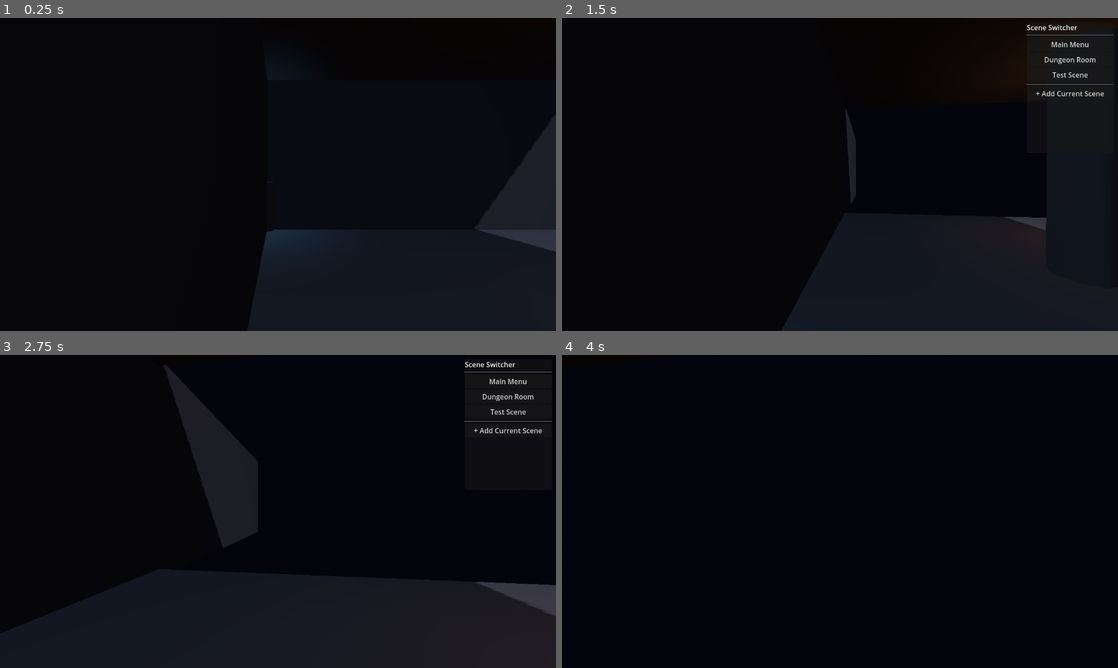
Above: before the commit, frames 1-4 (two rows, left to right).
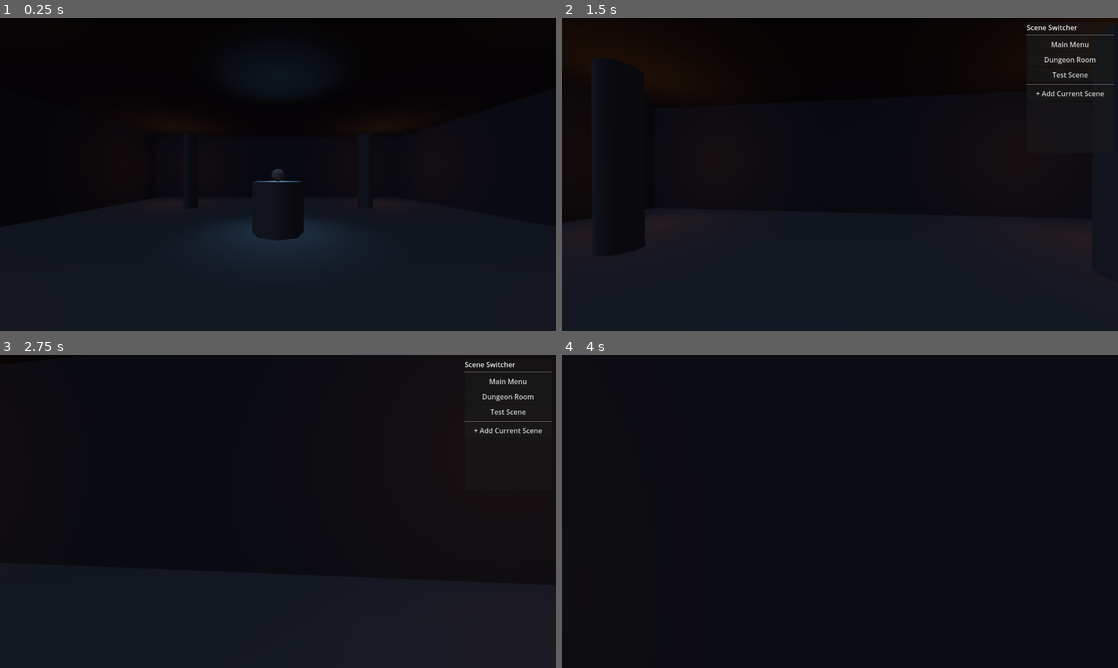
Above: after the commit, the same moments.

Repository: alanops/brackeys-gamejam-2025
Game: Godot game, scene res://src/scenes/DungeonRoomFixed.tscn
Same seed, same stepped clock (60 frames per second), same inputs: the game is played once before the commit and once after it. Before the commit the project starts from res://src/scenes/DungeonRoomEnhanced.tscn.
Inputs (mouse positions are in pixels of both pictures, inside the frame that each line leads up to):
- Up to frame 1 (0.25 s): no input
- Up to frame 2 (1.5 s): move the mouse to (867, 174) at 0.52 s; hold N (toggle_noclip) 0.53-1.28 s; hold W (move_forward) from 0.53 s (still down); tap Space (jump) at 0.77 s; move the mouse to (812, 174) at 1.27 s; tap M (toggle_scene_switcher) at 1.35 s
- Up to frame 3 (2.75 s): tap Space (jump) at 1.52 s; move the mouse to (333, 442) at 2.02 s; release W (move_forward) at 2.03 s; hold D (move_right) from 2.03 s (still down); hold N (toggle_noclip) from 2.03 s (still down)
- Up to frame 4 (4 s): move the mouse to (812, 574) at 2.77 s; release D (move_right) at 2.78 s; release N (toggle_noclip) at 2.78 s; hold W (move_forward) 2.78-3.53 s; tap M (toggle_scene_switcher) at 2.85 s; tap Space (jump) at 3.02, 3.77 s; move the mouse to (1006, 558) at 3.52 s; hold A (move_left) from 3.53 s (still down); hold N (toggle_noclip) from 3.53 s (still down)

The runs differ from the first frame. In frame 1, 14% of the frame differs, in the area x 0-100%, y 48-100%; in frame 2, 10%; in frame 3, 1.6%; in frame 4, less than 0.1%.

Commit message:
Fix dungeon room geometry - properly connect walls to floor
- Repositioned walls to ±12.5 units (beyond floor edge)
- Made walls 26 units wide to fully span room + wall thickness
- Floor and ceiling are now 24x24 centered at origin
- Floor positioned at -0.5 Y to sit below ground level
- Walls positioned at 3 Y (center height) and 6 units tall
- Organized scene structure with Architecture group
- No more gaps between floor and walls
- Properly enclosed room for gameplay

Diff:
--- a/project.godot
+++ b/project.godot
@@ -12,7 +12,7 @@
 
 config/name="Brackeys Game Jam 2025"
 config/version="0.1.0"
-run/main_scene="res://src/scenes/DungeonRoomEnhanced.tscn"
+run/main_scene="res://src/scenes/DungeonRoomFixed.tscn"
 config/features=PackedStringArray("4.4", "GL Compatibility")
 config/icon="res://icon.svg"
 
--- /dev/null
+++ b/src/scenes/DungeonRoomFixed.tscn
@@ -0,0 +1,233 @@
+[gd_scene load_steps=15 format=3 uid="uid://c8v2h5q7l3nyk"]
+
+[ext_resource type="Script" path="res://src/scripts/DungeonRoom.gd" id="1_gvkxm"]
+
+[sub_resource type="ProceduralSkyMaterial" id="ProceduralSkyMaterial_1"]
+sky_horizon_color = Color(0.02, 0.02, 0.05, 1)
+ground_horizon_color = Color(0.02, 0.02, 0.05, 1)
+
+[sub_resource type="Sky" id="Sky_1"]
+sky_material = SubResource("ProceduralSkyMaterial_1")
+
+[sub_resource type="Environment" id="Environment_1"]
+background_mode = 2
+sky = SubResource("Sky_1")
+ambient_light_source = 3
+ambient_light_color = Color(0.05, 0.05, 0.1, 1)
+ambient_light_energy = 0.2
+fog_enabled = true
+fog_light_color = Color(0.02, 0.02, 0.05, 1)
+fog_density = 0.03
+volumetric_fog_enabled = true
+volumetric_fog_density = 0.02
+
+[sub_resource type="BoxMesh" id="BoxMesh_floor"]
+size = Vector3(24, 1, 24)
+
+[sub_resource type="StandardMaterial3D" id="StandardMaterial3D_stone"]
+albedo_color = Color(0.25, 0.25, 0.28, 1)
+
+[sub_resource type="BoxShape3D" id="BoxShape3D_floor"]
+size = Vector3(24, 1, 24)
+
+[sub_resource type="BoxMesh" id="BoxMesh_wall_ns"]
+size = Vector3(26, 6, 1)
+
+[sub_resource type="BoxShape3D" id="BoxShape3D_wall_ns"]
+size = Vector3(26, 6, 1)
+
+[sub_resource type="BoxMesh" id="BoxMesh_wall_ew"]
+size = Vector3(1, 6, 24)
+
+[sub_resource type="BoxShape3D" id="BoxShape3D_wall_ew"]
+size = Vector3(1, 6, 24)
+
+[sub_resource type="CylinderMesh" id="CylinderMesh_pillar"]
+height = 5.0
+radial_segments = 8
+rings = 1
+
+[sub_resource type="StandardMaterial3D" id="StandardMaterial3D_pillar"]
+albedo_color = Color(0.35, 0.35, 0.38, 1)
+
+[sub_resource type="CylinderShape3D" id="CylinderShape3D_pillar"]
+height = 5.0
+
+[sub_resource type="SphereMesh" id="SphereMesh_orb"]
+radial_segments = 16
+height_segments = 8
+
+[node name="DungeonRoom" type="Node3D"]
+script = ExtResource("1_gvkxm")
+
+[node name="WorldEnvironment" type="WorldEnvironment" parent="."]
+environment = SubResource("Environment_1")
+
+[node name="Lighting" type="Node3D" parent="."]
+
+[node name="DirectionalLight3D" type="DirectionalLight3D" parent="Lighting"]
+transform = Transform3D(0.707107, -0.5, 0.5, 0, 0.707107, 0.707107, -0.707107, -0.5, 0.5, 0, 10, 0)
+light_energy = 0.3
+shadow_enabled = true
+
+[node name="TorchLight1" type="OmniLight3D" parent="Lighting"]
+transform = Transform3D(1, 0, 0, 0, 1, 0, 0, 0, 1, -8, 3, -8)
+light_color = Color(1, 0.6, 0.2, 1)
+light_energy = 2.0
+omni_range = 8.0
+omni_attenuation = 2.0
+
+[node name="TorchLight2" type="OmniLight3D" parent="Lighting"]
+transform = Transform3D(1, 0, 0, 0, 1, 0, 0, 0, 1, 8, 3, -8)
+light_color = Color(1, 0.6, 0.2, 1)
+light_energy = 2.0
+omni_range = 8.0
+omni_attenuation = 2.0
+
+[node name="TorchLight3" type="OmniLight3D" parent="Lighting"]
+transform = Transform3D(1, 0, 0, 0, 1, 0, 0, 0, 1, -8, 3, 8)
+light_color = Color(1, 0.6, 0.2, 1)
+light_energy = 2.0
+omni_range = 8.0
+omni_attenuation = 2.0
+
+[node name="TorchLight4" type="OmniLight3D" parent="Lighting"]
+transform = Transform3D(1, 0, 0, 0, 1, 0, 0, 0, 1, 8, 3, 8)
+light_color = Color(1, 0.6, 0.2, 1)
+light_energy = 2.0
+omni_range = 8.0
+omni_attenuation = 2.0
+
+[node name="Architecture" type="Node3D" parent="."]
+
+[node name="Floor" type="StaticBody3D" parent="Architecture"]
+transform = Transform3D(1, 0, 0, 0, 1, 0, 0, 0, 1, 0, -0.5, 0)
+
+[node name="MeshInstance3D" type="MeshInstance3D" parent="Architecture/Floor"]
+mesh = SubResource("BoxMesh_floor")
+surface_material_override/0 = SubResource("StandardMaterial3D_stone")
+
+[node name="CollisionShape3D" type="CollisionShape3D" parent="Architecture/Floor"]
+shape = SubResource("BoxShape3D_floor")
+
+[node name="Ceiling" type="StaticBody3D" parent="Architecture"]
+transform = Transform3D(1, 0, 0, 0, 1, 0, 0, 0, 1, 0, 6.5, 0)
+
+[node name="MeshInstance3D" type="MeshInstance3D" parent="Architecture/Ceiling"]
+mesh = SubResource("BoxMesh_floor")
+surface_material_override/0 = SubResource("StandardMaterial3D_stone")
+
+[node name="CollisionShape3D" type="CollisionShape3D" parent="Architecture/Ceiling"]
+shape = SubResource("BoxShape3D_floor")
+
+[node name="Walls" type="Node3D" parent="Architecture"]
+
+[node name="WallNorth" type="StaticBody3D" parent="Architecture/Walls"]
+transform = Transform3D(1, 0, 0, 0, 1, 0, 0, 0, 1, 0, 3, -12.5)
+
+[node name="MeshInstance3D" type="MeshInstance3D" parent="Architecture/Walls/WallNorth"]
+mesh = SubResource("BoxMesh_wall_ns")
+surface_material_override/0 = SubResource("StandardMaterial3D_stone")
+
+[node name="CollisionShape3D" type="CollisionShape3D" parent="Architecture/Walls/WallNorth"]
+shape = SubResource("BoxShape3D_wall_ns")
+
+[node name="WallSouth" type="StaticBody3D" parent="Architecture/Walls"]
+transform = Transform3D(1, 0, 0, 0, 1, 0, 0, 0, 1, 0, 3, 12.5)
+
+[node name="MeshInstance3D" type="MeshInstance3D" parent="Architecture/Walls/WallSouth"]
+mesh = SubResource("BoxMesh_wall_ns")
+surface_material_override/0 = SubResource("StandardMaterial3D_stone")
+
+[node name="CollisionShape3D" type="CollisionShape3D" parent="Architecture/Walls/WallSouth"]
+shape = SubResource("BoxShape3D_wall_ns")
+
+[node name="WallEast" type="StaticBody3D" parent="Architecture/Walls"]
+transform = Transform3D(1, 0, 0, 0, 1, 0, 0, 0, 1, 12.5, 3, 0)
+
+[node name="MeshInstance3D" type="MeshInstance3D" parent="Architecture/Walls/WallEast"]
+mesh = SubResource("BoxMesh_wall_ew")
+surface_material_override/0 = SubResource("StandardMaterial3D_stone")
+
+[node name="CollisionShape3D" type="CollisionShape3D" parent="Architecture/Walls/WallEast"]
+shape = SubResource("BoxShape3D_wall_ew")
+
+[node name="WallWest" type="StaticBody3D" parent="Architecture/Walls"]
+transform = Transform3D(1, 0, 0, 0, 1, 0, 0, 0, 1, -12.5, 3, 0)
+
+[node name="MeshInstance3D" type="MeshInstance3D" parent="Architecture/Walls/WallWest"]
+mesh = SubResource("BoxMesh_wall_ew")
+surface_material_override/0 = SubResource("StandardMaterial3D_stone")
+
+[node name="CollisionShape3D" type="CollisionShape3D" parent="Architecture/Walls/WallWest"]
+shape = SubResource("BoxShape3D_wall_ew")
+
+[node name="Pillars" type="Node3D" parent="."]
+
+[node name="Pillar1" type="StaticBody3D" parent="Pillars"]
+transform = Transform3D(1, 0, 0, 0, 1, 0, 0, 0, 1, -6, 2.5, -6)
+
+[node name="MeshInstance3D" type="MeshInstance3D" parent="Pillars/Pillar1"]
+mesh = SubResource("CylinderMesh_pillar")
+surface_material_override/0 = SubResource("StandardMaterial3D_pillar")
+
+[node name="CollisionShape3D" type="CollisionShape3D" parent="Pillars/Pillar1"]
+shape = SubResource("CylinderShape3D_pillar")
+
+[node name="Pillar2" type="StaticBody3D" parent="Pillars"]
+transform = Transform3D(1, 0, 0, 0, 1, 0, 0, 0, 1, 6, 2.5, -6)
+
+[node name="MeshInstance3D" type="MeshInstance3D" parent="Pillars/Pillar2"]
+mesh = SubResource("CylinderMesh_pillar")
+surface_material_override/0 = SubResource("StandardMaterial3D_pillar")
+
+[node name="CollisionShape3D" type="CollisionShape3D" parent="Pillars/Pillar2"]
+shape = SubResource("CylinderShape3D_pillar")
+
+[node name="Pillar3" type="StaticBody3D" parent="Pillars"]
+transform = Transform3D(1, 0, 0, 0, 1, 0, 0, 0, 1, -6, 2.5, 6)
+
+[node name="MeshInstance3D" type="MeshInstance3D" parent="Pillars/Pillar3"]
+mesh = SubResource("CylinderMesh_pillar")
+surface_material_override/0 = SubResource("StandardMaterial3D_pillar")
+
+[node name="CollisionShape3D" type="CollisionShape3D" parent="Pillars/Pillar3"]
+shape = SubResource("CylinderShape3D_pillar")
+
+[node name="Pillar4" type="StaticBody3D" parent="Pillars"]
+transform = Transform3D(1, 0, 0, 0, 1, 0, 0, 0, 1, 6, 2.5, 6)
+
+[node name="MeshInstance3D" type="MeshInstance3D" parent="Pillars/Pillar4"]
+mesh = SubResource("CylinderMesh_pillar")
+surface_material_override/0 = SubResource("StandardMaterial3D_pillar")
+
+[node name="CollisionShape3D" type="CollisionShape3D" parent="Pillars/Pillar4"]
+shape = SubResource("CylinderShape3D_pillar")
+
+[node name="Props" type="Node3D" parent="."]
+
+[node name="Pedestal" type="StaticBody3D" parent="Props"]
+transform = Transform3D(1, 0, 0, 0, 1, 0, 0, 0, 1, 0, 0.75, 0)
+
+[node name="Base" type="MeshInstance3D" parent="Props/Pedestal"]
+transform = Transform3D(2, 0, 0, 0, 0.5, 0, 0, 0, 2, 0, 0, 0)
+mesh = SubResource("CylinderMesh_pillar")
+surface_material_override/0 = SubResource("StandardMaterial3D_pillar")
+
+[node name="Orb" type="MeshInstance3D" parent="Props/Pedestal"]
+transform = Transform3D(0.5, 0, 0, 0, 0.5, 0, 0, 0, 0.5, 0, 1.5, 0)
+mesh = SubResource("SphereMesh_orb")
+
+[node name="OrbLight" type="OmniLight3D" parent="Props/Pedestal"]
+transform = Transform3D(1, 0, 0, 0, 1, 0, 0, 0, 1, 0, 1.5, 0)
+light_color = Color(0.5, 0.8, 1, 1)
+light_energy = 1.5
+omni_range = 5.0
+
+[node name="Camera3D" type="Camera3D" parent="."]
+transform = Transform3D(0.866025, -0.25, 0.433013, 0, 0.866025, 0.5, -0.5, -0.433013, 0.75, 8, 4, 8)
+fov = 60.0
+
+[node name="PlayerSpawn" type="Marker3D" parent="."]
+transform = Transform3D(1, 0, 0, 0, 1, 0, 0, 0, 1, 0, 1, 8)
+gizmo_extents = 1.0
